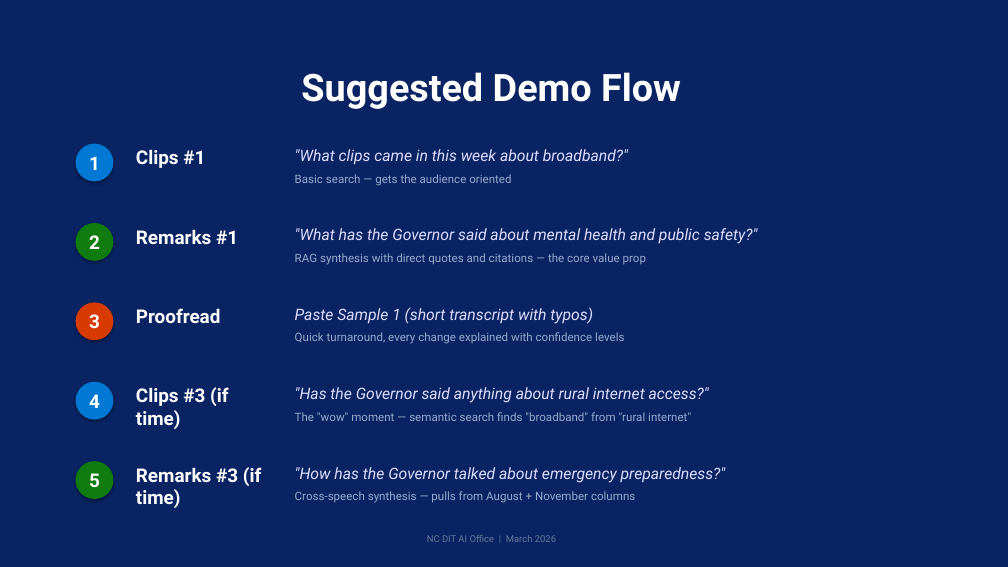
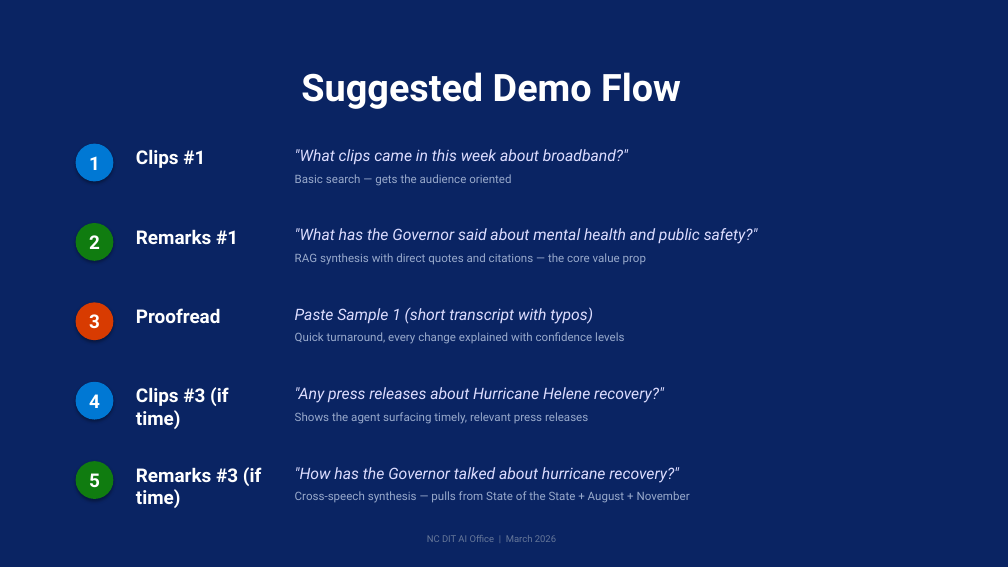
Before and after one commit to pogorman/nc-dit-ai-office-agent, a slide deck: slide 5 of docs/demo-questions.pptx. Drawn at 1008x567 pixels with LibreOffice and Linux fonts; fonts in the diff are those of the drawing. Boxes give left, top, right and bottom in pixels: in the first picture for what was removed or moved away, otherwise in the second. Text is boxed around its words. In the diff, an @@ line names an element or a change of style, - is before the commit and + after.

```diff
--- a/docs/demo-questions.pptx
+++ b/docs/demo-questions.pptx
@@ text at <box>295,387,664,403</box>: text changed @@
-"Has the Governor said anything about rural internet access?"
+"Any press releases about Hurricane Helene recovery?"
@@ text at <box>295,412,588,424</box>: text changed @@
-The "wow" moment — semantic search finds "broadband" from "rural internet"
+Shows the agent surfacing timely, relevant press releases
@@ text at <box>295,467,679,483</box>: text changed @@
-"How has the Governor talked about emergency preparedness?"
+"How has the Governor talked about hurricane recovery?"
@@ text at <box>295,491,690,503</box>: text changed @@
-Cross-speech synthesis — pulls from August + November columns
+Cross-speech synthesis — pulls from State of the State + August + November
```
Also in this commit, not shown: 2 other slides changed, 9 other files.
